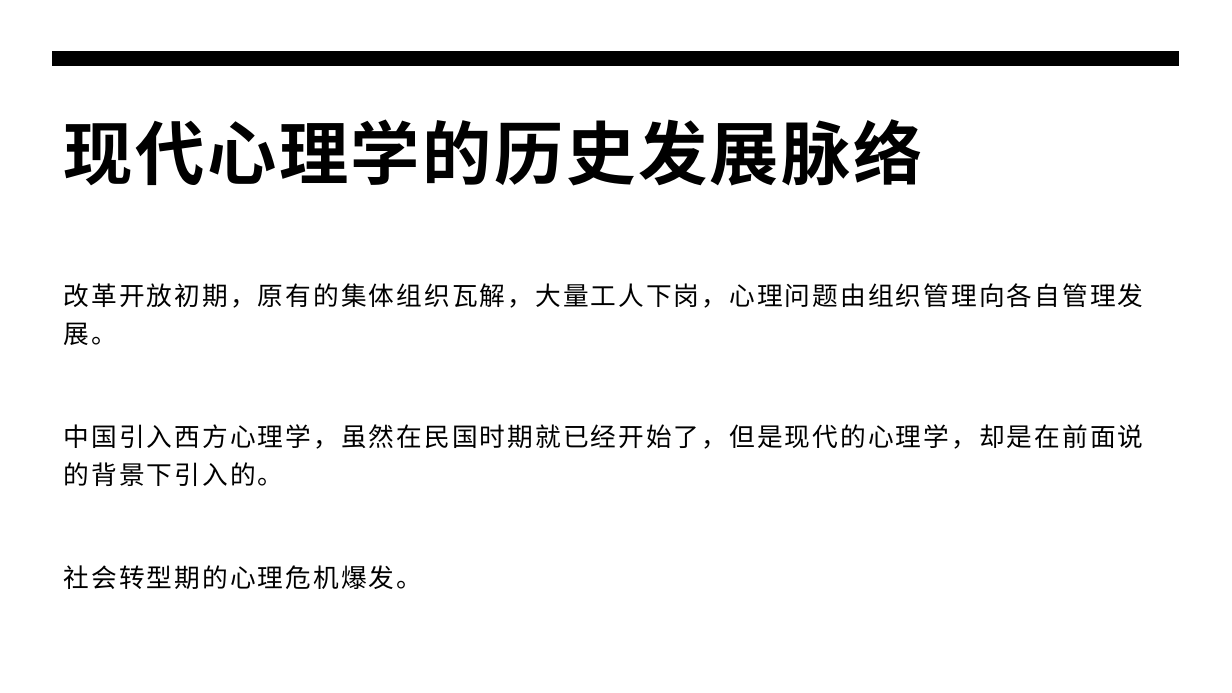
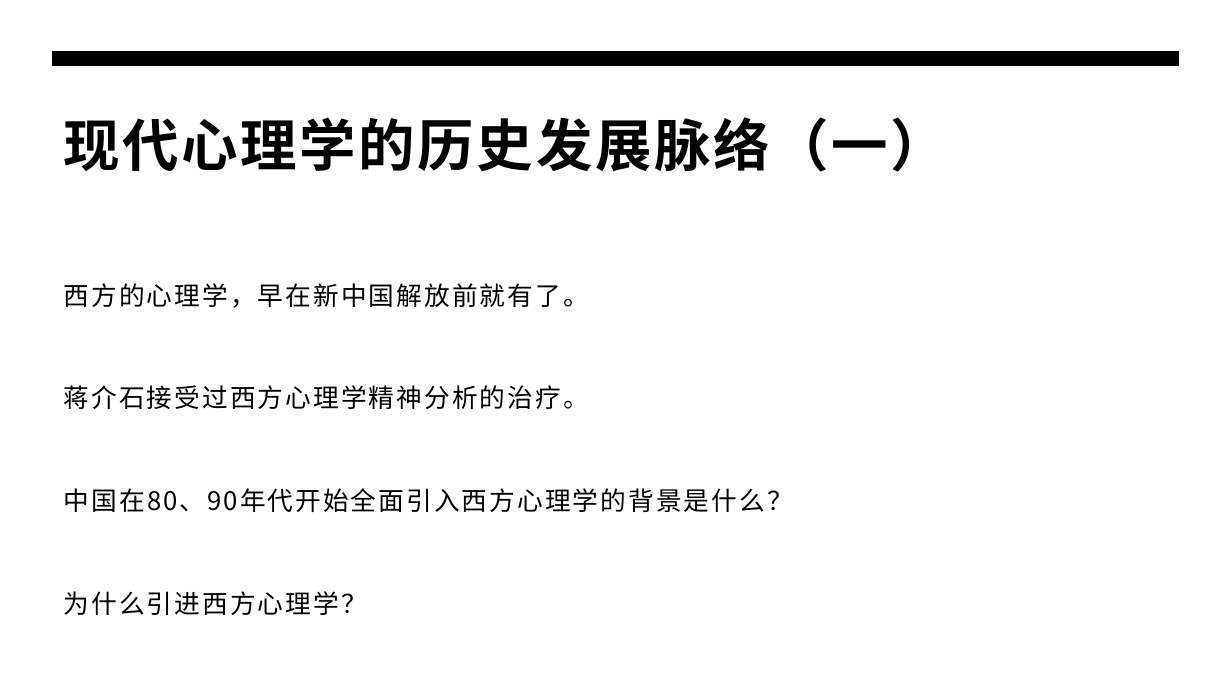
Before and after one commit to panxibei/writing, a slide deck: slide 2 of 44_心理学/24_浥尘伙伴社团原创：浥尘智慧家长课堂/智慧家长课堂.pptx. Drawn at 1232x693 pixels with LibreOffice and Linux fonts; fonts in the diff are those of the drawing. Boxes give left, top, right and bottom in pixels: in the first picture for what was removed or moved away, otherwise in the second. Text is boxed around its words. In the diff, an @@ line names an element or a change of style, - is before the commit and + after.

```diff
--- a/44_心理学/24_浥尘伙伴社团原创：浥尘智慧家长课堂/智慧家长课堂.pptx
+++ b/44_心理学/24_浥尘伙伴社团原创：浥尘智慧家长课堂/智慧家长课堂.pptx
@@ title at (x1=64, y1=117, x2=947, y2=172): text changed; size 54 to 44 pt @@
-现代心理学的历史发展脉络
+现代心理学的历史发展脉络（一）
@@ text at (x1=64, y1=283, x2=793, y2=615): text changed @@
-改革开放初期，原有的集体组织瓦解，大量工人下岗，心理问题由组织管理向各自管理发展。
-中国引入西方心理学，虽然在民国时期就已经开始了，但是现代的心理学，却是在前面说的背景下引入的。
-社会转型期的心理危机爆发。
+西方的心理学，早在新中国解放前就有了。
+蒋介石接受过西方心理学精神分析的治疗。
+中国在80、90年代开始全面引入西方心理学的背景是什么？
+为什么引进西方心理学？
```
Also in this commit, not shown: 24 other slides changed, 6 slides added, 3 slides removed, 1 other file.
